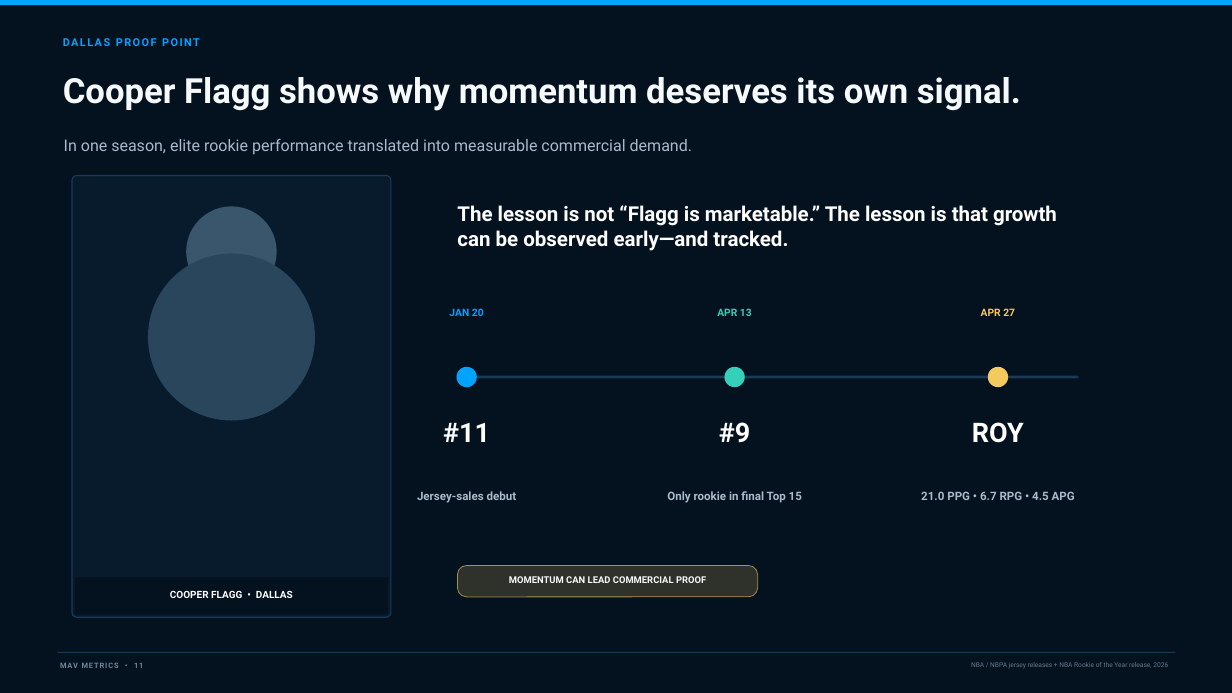
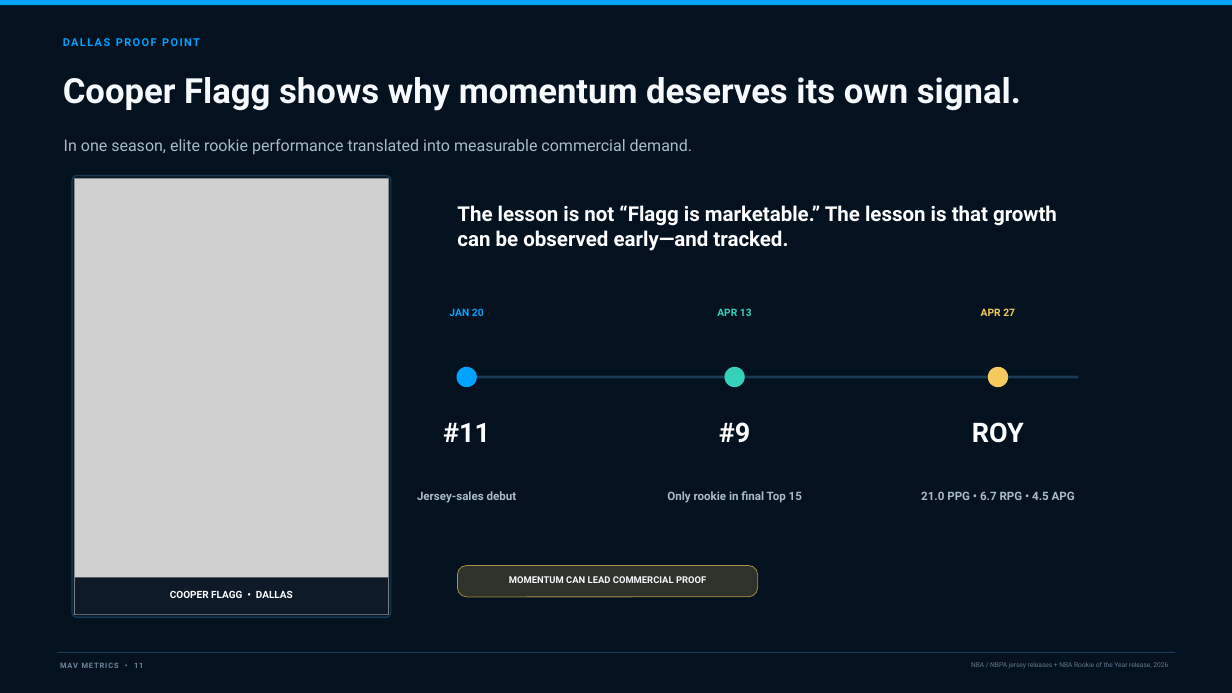
Before and after one commit to joshmzamora/mav-metrics, a slide deck: slide 10 of presentation/Mav_Metrics_Final.pptx. Drawn at 1232x693 pixels with LibreOffice and Linux fonts; fonts in the diff are those of the drawing; grey boxes stand for pictures. Boxes give left, top, right and bottom in pixels: in the first picture for what was removed or moved away, otherwise in the second. Text is boxed around its words. In the diff, an @@ line names an element or a change of style, - is before the commit and + after.

```diff
--- a/presentation/Mav_Metrics_Final.pptx
+++ b/presentation/Mav_Metrics_Final.pptx
@@ picture added at (75, 178, 388, 615) @@
@@ ellipse removed at (187, 207, 276, 297) @@
@@ ellipse removed at (149, 254, 314, 420) @@
```
Also in this commit, not shown: 1 other slide changed.
